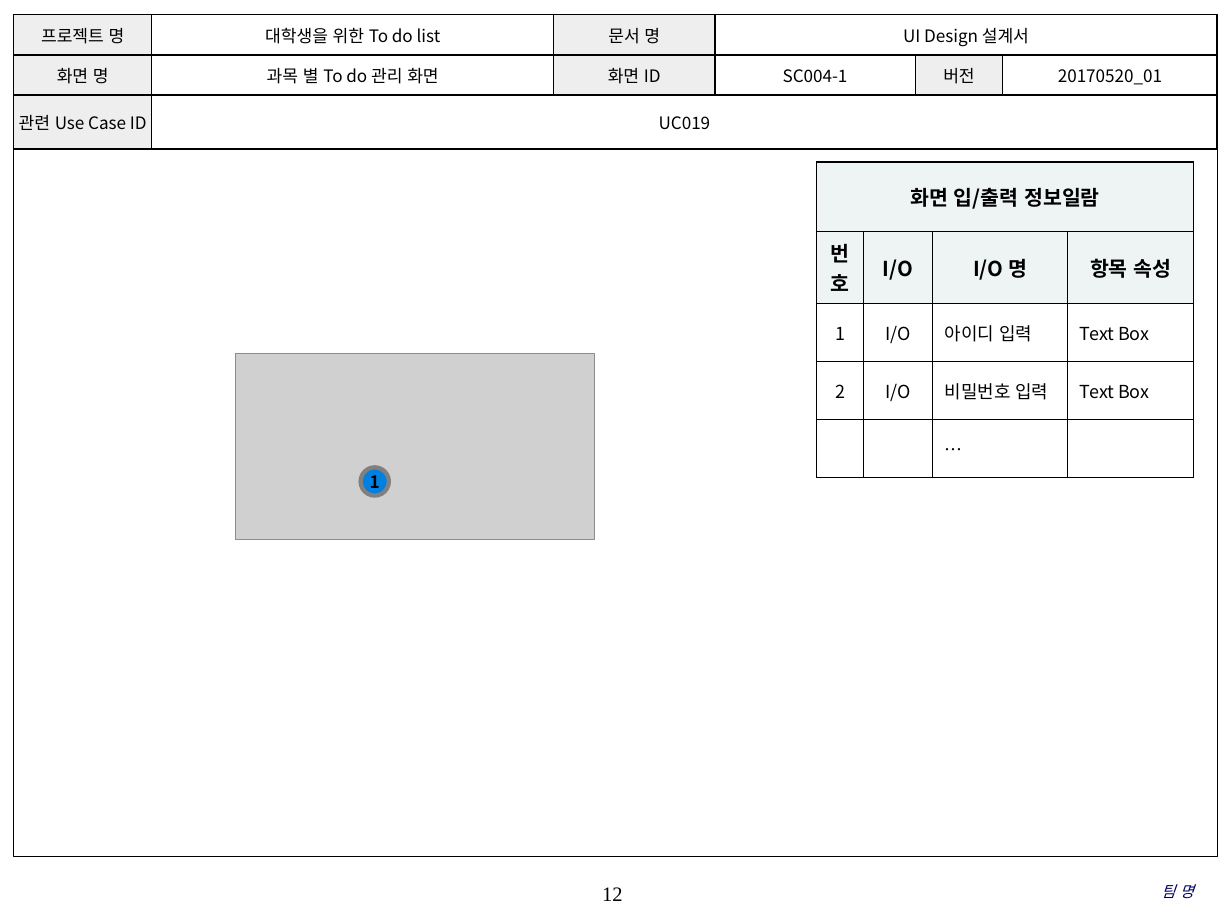
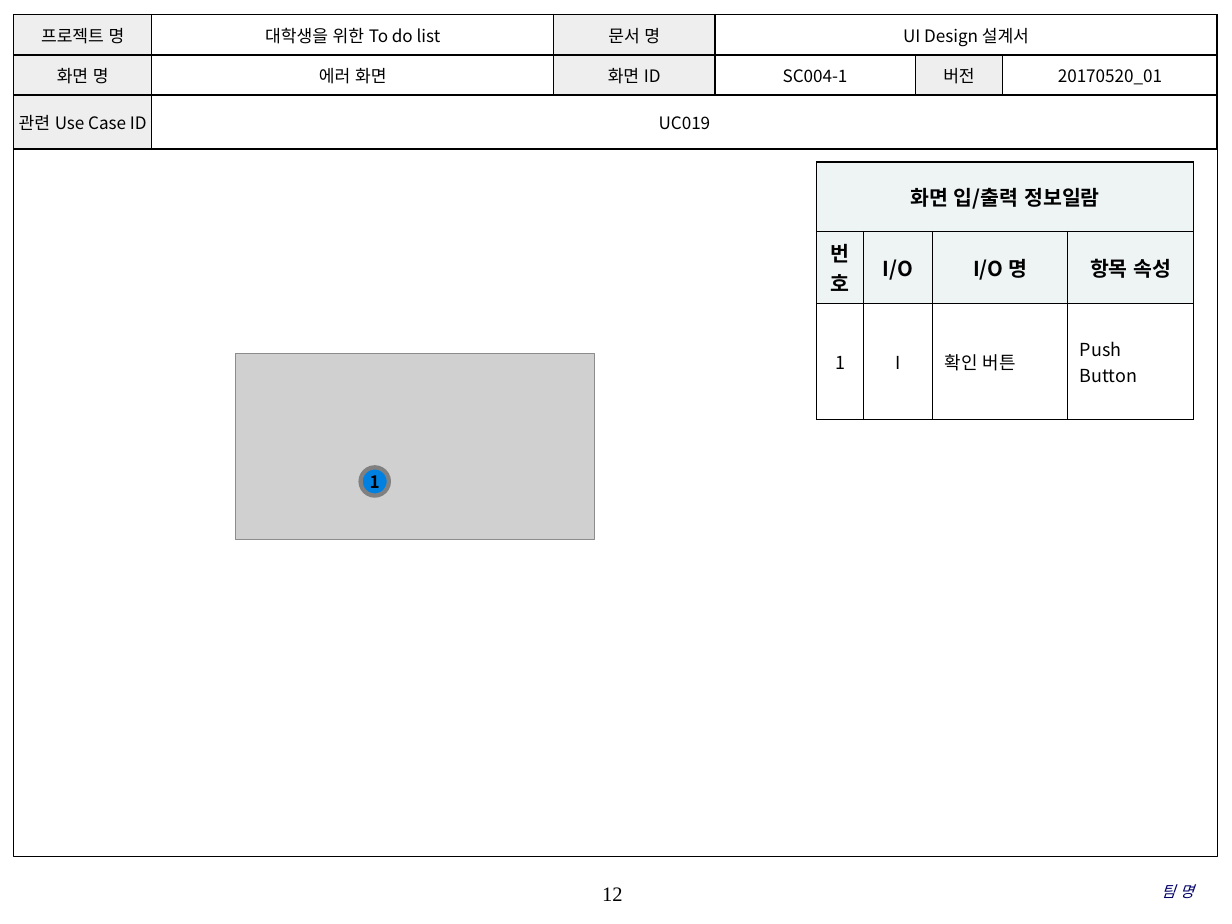
Before and after one commit to SE-admin/SE2017_4_tuna, a slide deck: slide 12 of doc/3_ 설계서/UI Design 설계서.pptx. Drawn at 1232x924 pixels with LibreOffice and Linux fonts; fonts in the diff are those of the drawing; grey boxes stand for pictures; background and template pictures are left out. Boxes give left, top, right and bottom in pixels: in the first picture for what was removed or moved away, otherwise in the second. Text is boxed around its words. In the diff, an @@ line names an element or a change of style, - is before the commit and + after.

Commit message:
UI Design 설계서, 과목별 To Do,총 To Do, 에러화면 UI Design 작성

```diff
--- a/doc/3_ 설계서/UI Design 설계서.pptx
+++ b/doc/3_ 설계서/UI Design 설계서.pptx
@@ table at box(14, 15, 1217, 142) @@
-row 2, column 2: 과목 별 To do 관리 화면
+row 2, column 2: 에러 화면
@@ table at box(817, 163, 1194, 387) @@
-row 3: 1 | I/O | 아이디 입력 | Text Box
-row 4: 2 | I/O | 비밀번호 입력 | Text Box
-row 5:  |  | … | 
+row 3: 1 | I | 확인 버튼 | Push Button
```
Also in this commit, not shown: 8 other slides changed.
